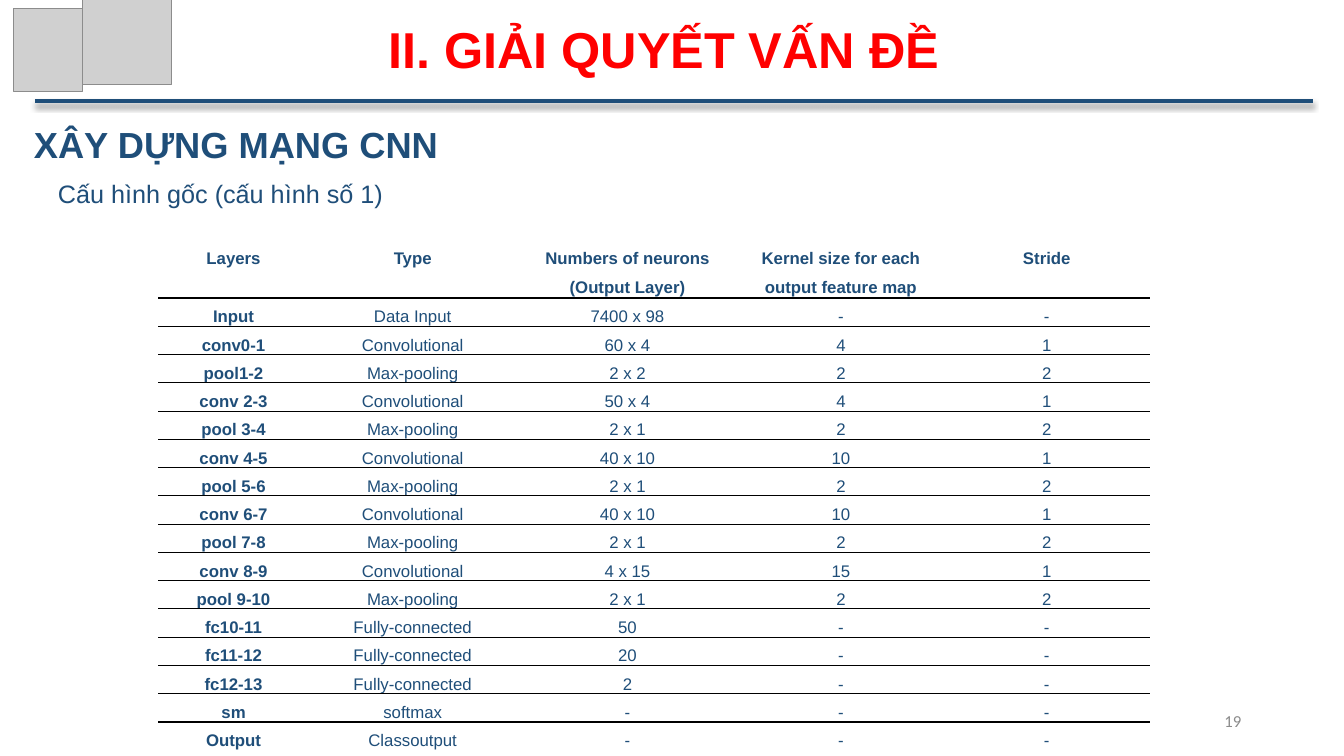
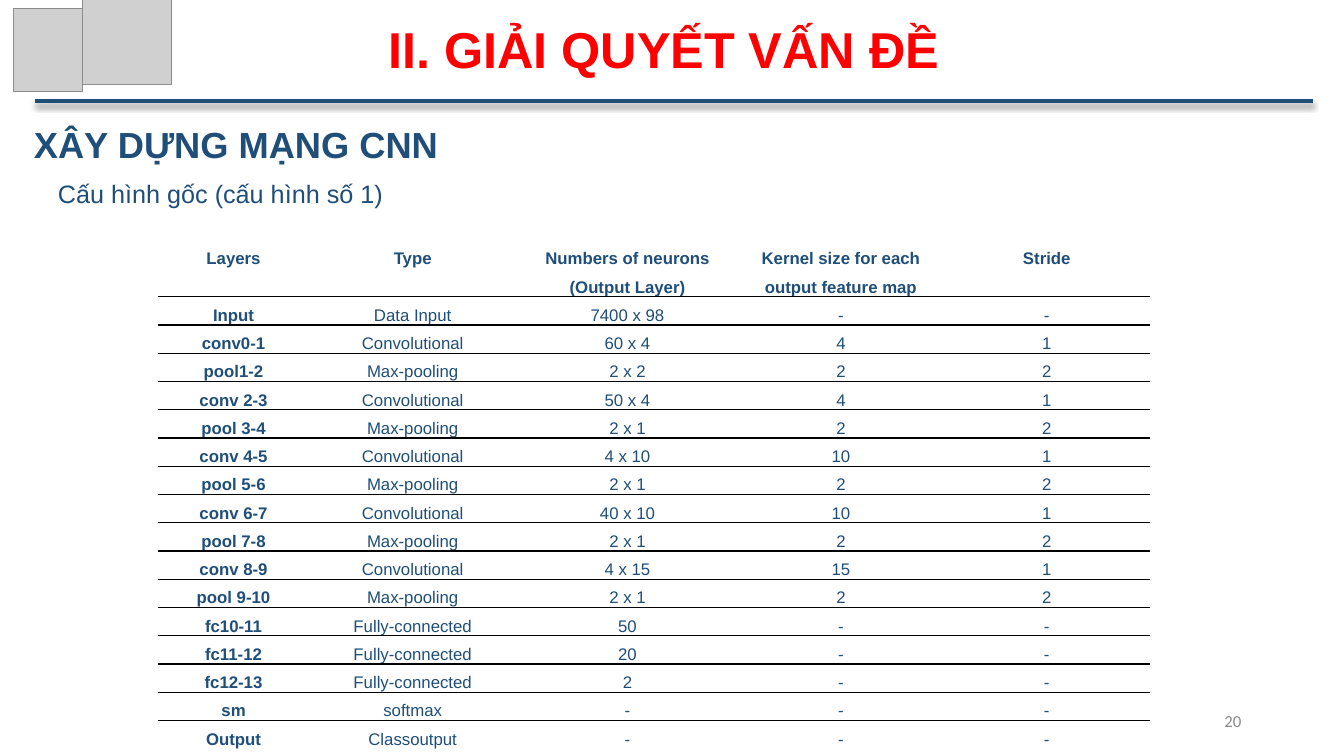
Before and after one commit to ThuTrongNguyen/Thesis, a slide deck: slide 20 of SlideBaoCao.pptx (slide 19 before the commit). Drawn at 1344x756 pixels with LibreOffice and Linux fonts; fonts in the diff are those of the drawing; grey boxes stand for pictures. Boxes give left, top, right and bottom in pixels: in the first picture for what was removed or moved away, otherwise in the second. Text is boxed around its words. In the diff, an @@ line names an element or a change of style, - is before the commit and + after.

```diff
--- a/SlideBaoCao.pptx
+++ b/SlideBaoCao.pptx
@@ table at box(158, 240, 1149, 753) @@
-row 7, column 3: 40 x 10
+row 7, column 3: 4 x 10
@@ page number at box(1224, 716, 1241, 727): text changed @@
-19
+20
```
Also in this commit, not shown: 2 other slides changed, 4 slides added, 1 other file.
